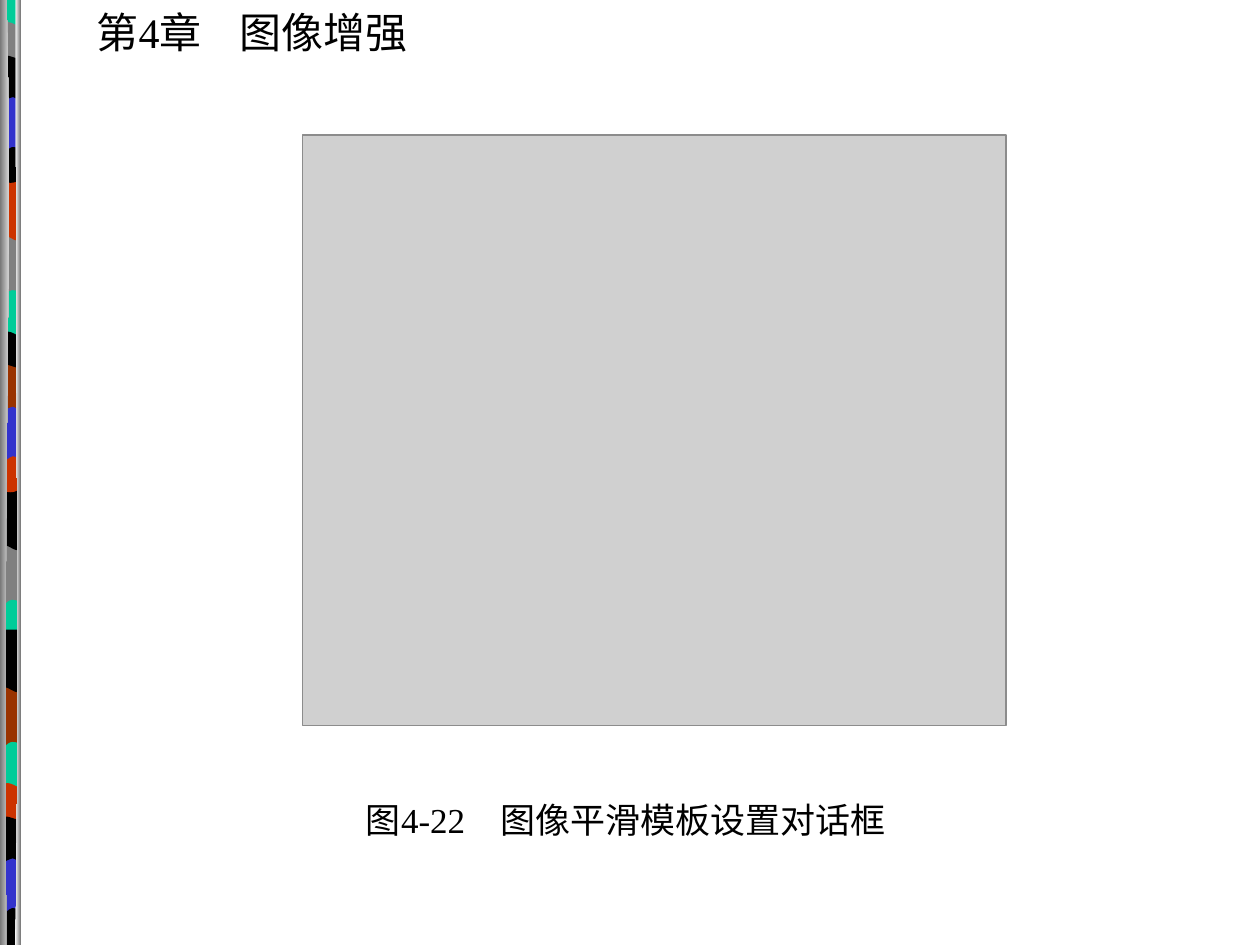
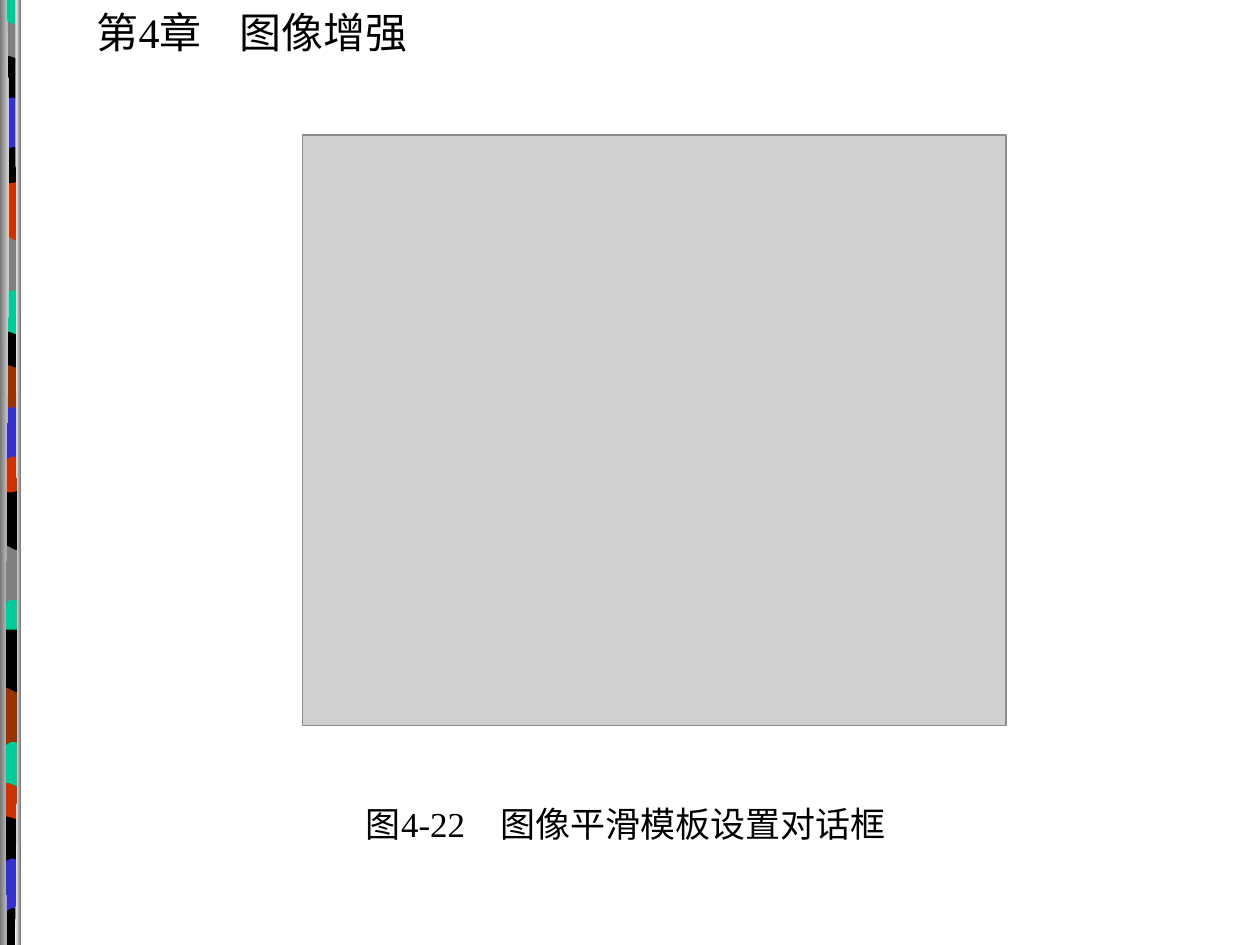
Before and after one commit to RMSnow/DIP-Notes, a slide deck: slide 129 of 课件/第04章.ppt. Drawn at 1260x945 pixels with LibreOffice and Linux fonts; fonts in the diff are those of the drawing; grey boxes stand for pictures; background and template pictures are left out. Boxes give left, top, right and bottom in pixels: in the first picture for what was removed or moved away, otherwise in the second. Text is boxed around its words. In the diff, an @@ line names an element or a change of style, - is before the commit and + after.

```diff
--- a/课件/第04章.ppt
+++ b/课件/第04章.ppt
@@ text "图4-22 图像平滑模板设置对话框" at [366, 807, 886, 840]: line spacing 1.1 to 1.2 @@
```
Also in this commit, not shown: 140 other slides changed, 9 other files.
